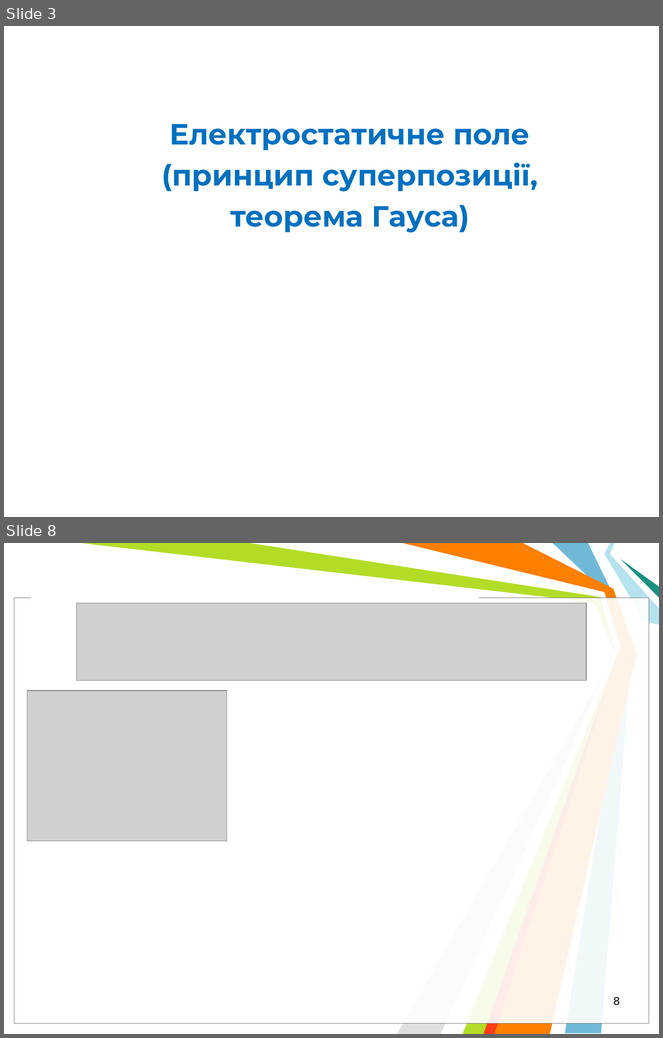
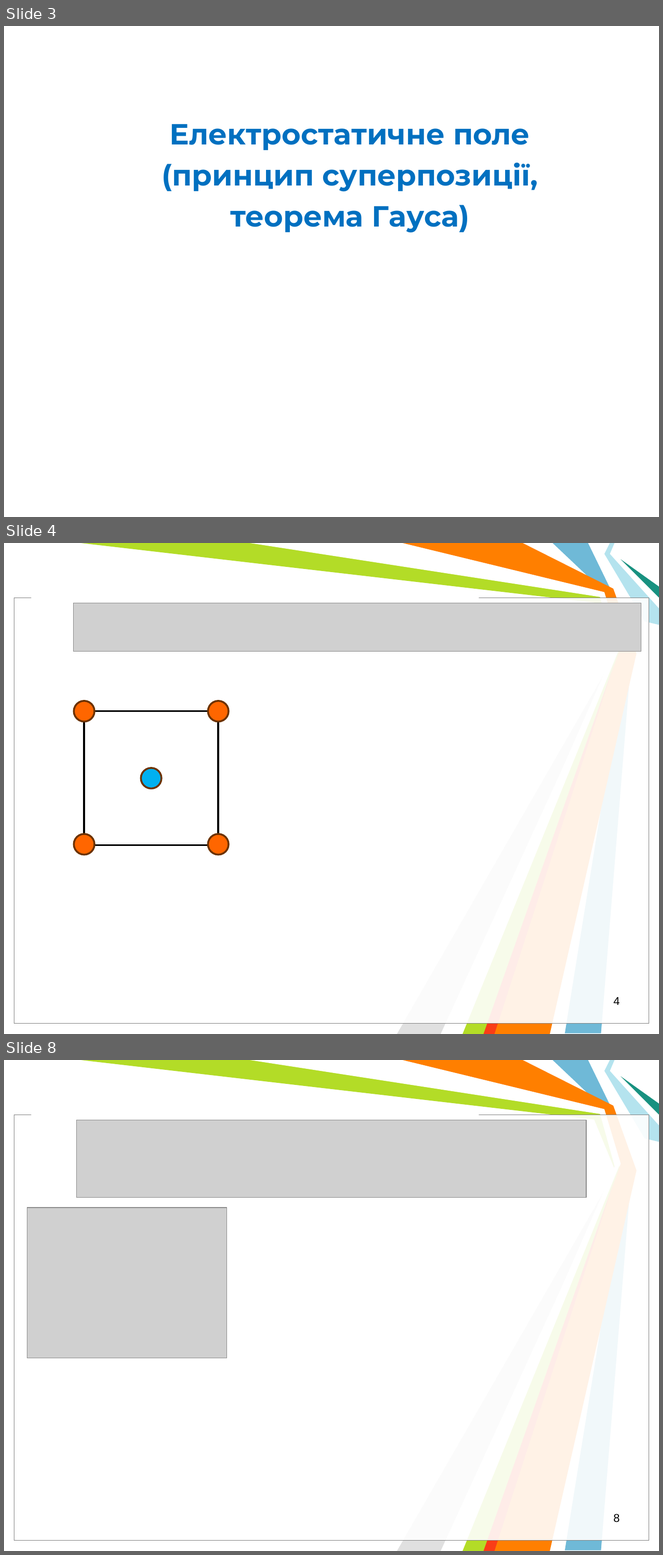
Before and after one commit to l432/NMK, a slide deck: Lecture/Chem/2023_24/1semestr/09_Напруженість електростатичного поля/Less09.ppt. Shown one above the other, each under a label of ours: slides 3 and 8 before the commit, slides 3, 4 and 8 after it; the slides between them are not shown. The pictures are 663x1038 and 663x1555 pixels, drawn with LibreOffice and Linux fonts; fonts in the diff are those of the drawing; grey boxes stand for pictures; background and template pictures are left out. Boxes give left, top, right and bottom in pixels: in the first picture for what was removed or moved away, otherwise in the second. Text is boxed around its words. In the diff, an @@ line names an element or a change of style, - is before the commit and + after.

```diff
--- a/Lecture/Chem/2023_24/1semestr/09_Напруженість електростатичного поля/Less09.ppt
+++ b/Lecture/Chem/2023_24/1semestr/09_Напруженість електростатичного поля/Less09.ppt
@@ slide 4 added at (4,543,659,1034), background #FFFFFF; not listed: 11 template elements that a slide beside it also shows @@
@@ picture added at (74,603,641,651) @@
@@ ellipse added at (74,701,95,722), fill #FF6600, outline #6C3200 2.01 pt @@
@@ rectangle added at (84,711,218,846), outline #000000 2.01 pt @@
@@ ellipse added at (208,701,228,722), fill #FF6600, outline #6C3200 2.01 pt @@
@@ ellipse added at (141,768,161,788), fill #00B0F0, outline #6C3200 2.01 pt @@
@@ ellipse added at (74,834,95,855), fill #FF6600, outline #6C3200 2.01 pt @@
@@ ellipse added at (208,834,228,855), fill #FF6600, outline #6C3200 2.01 pt @@
@@ page number added at (613,997,620,1005), 12.5 pt, text #000000 @@
+4
```
Also in this commit, not shown: 3 slides changed, 1 slide removed, 1 other file.
